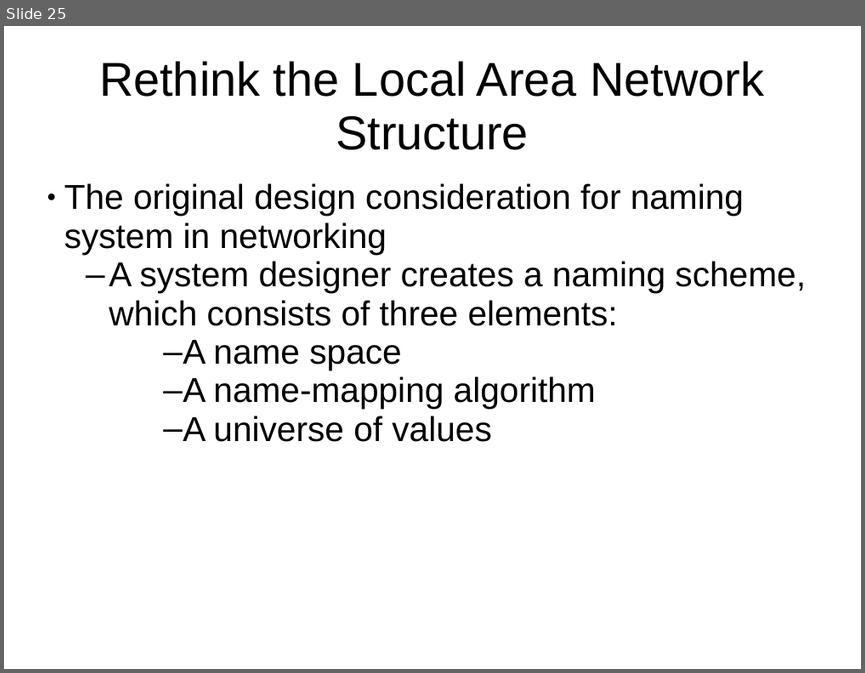
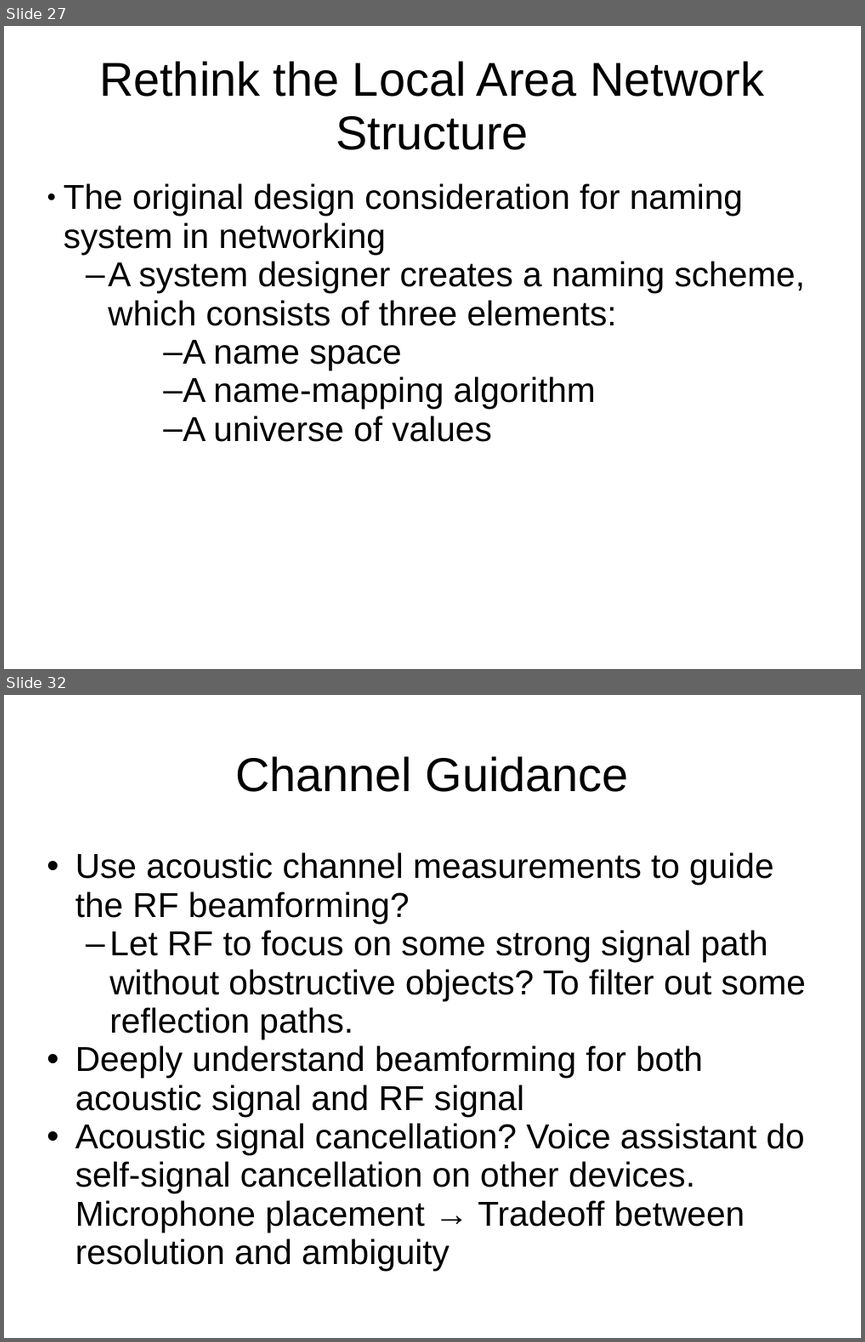
Before and after one commit to HSID/Ubuntu-Desktop, a slide deck: Enhanced-Smart-Home-Assistant.ppt. Shown one above the other, each under a label of ours: slide 25 before the commit, slides 27 and 32 after it; the slides between them are not shown. The pictures are 865x673 and 865x1342 pixels, drawn with LibreOffice and Linux fonts; fonts in the diff are those of the drawing. Boxes give left, top, right and bottom in pixels: in the first picture for what was removed or moved away, otherwise in the second. Text is boxed around its words. In the diff, an @@ line names an element or a change of style, - is before the commit and + after.

```diff
--- a/Enhanced-Smart-Home-Assistant.ppt
+++ b/Enhanced-Smart-Home-Assistant.ppt
@@ slide 32 added at (4,695,861,1338), background #FFFFFF @@
@@ title added at (235,756,629,792), 44 pt, text #000000 @@
+Channel Guidance
@@ subtitle added at (75,852,806,1231), 32 pt, text #000000 @@
+• Use acoustic channel measurements to guide the RF beamforming?
+  – Let RF to focus on some strong signal path without obstructive objects? To filter out some reflection paths.
+• Deeply understand beamforming for both acoustic signal and RF signal
+• Acoustic signal cancellation? Voice assistant do self-signal cancellation on other devices. Microphone placement → Tradeoff between resolution and ambiguity
@@ what was slide 25 is now slide 27 @@
```
Also in this commit, not shown: 24 other slides changed, 11 other slides added, 1 other file.
